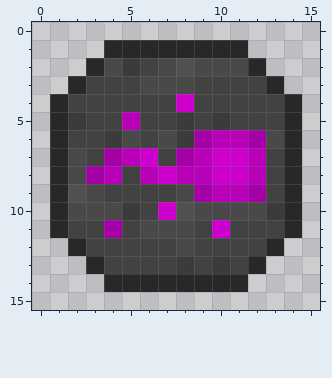
Pixel-art sprite -- src/main/resources/assets/ancientmagicks/textures/spell/witch_arrow.png. Above: the version before the commit.
The file is 16x16 pixels. Colours within 5 levels of each other are drawn and written as one.
And afterwards:
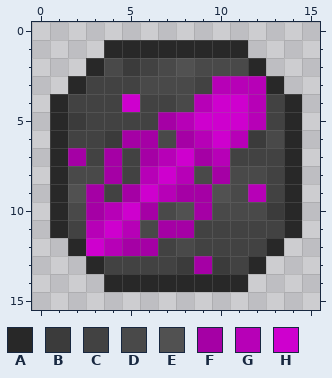
Palette (. is transparent): A #282828  B #3b3b3b  C #424242  D #494949  E #515151  F #a500a5  G #b700b7  H #ce00ce
From old to new:
@@ x 0..15 @@
  2 ...ADBCDEDDDA...
- 3 ..ACCCDDDCCCCA..
- 4 .ACCCCCCHCCCCCA.
- 5 .ABCCGCCBCBCCCA.
- 6 .ACCBDCDBFGGFDA.
- 7 .ADCFGHCFGHHGCA.
- 8 .ADFGCGHGGHHGCA.
- 9 .AEDCCCCDFGGFCA.
-10 .ADDDBCHEDDDDBA.
-11 .ACCFCDDDCHCCCA.
-12 ..ACCCCCDCCCCA..
-13 ...ACCCCBCBCA...
+ 3 ..ACCCDDDCGGGA..
+ 4 .ACCCHCCDGHHGCA.
+ 5 .ABCCCCFGHHHGCA.
+ 6 .ACCBFFDFGHGBDA.
+ 7 .AFCFCFGHFGCCCA.
+ 8 .ADDFCGHGDFDDCA.
+ 9 .AEFCFHGFFEDGCA.
+10 .ADFGHFDEFDDDBA.
+11 .ACGHGDFFCCCCCA.
+12 ..AHGFFCDCCCCA..
+13 ...ACCCCBFBCA...
 14 ....AAAAAAAA....
Where, in picture pixels (left, top, right, bottom), the same in both pictures:
changed: (68, 76, 266, 274)
